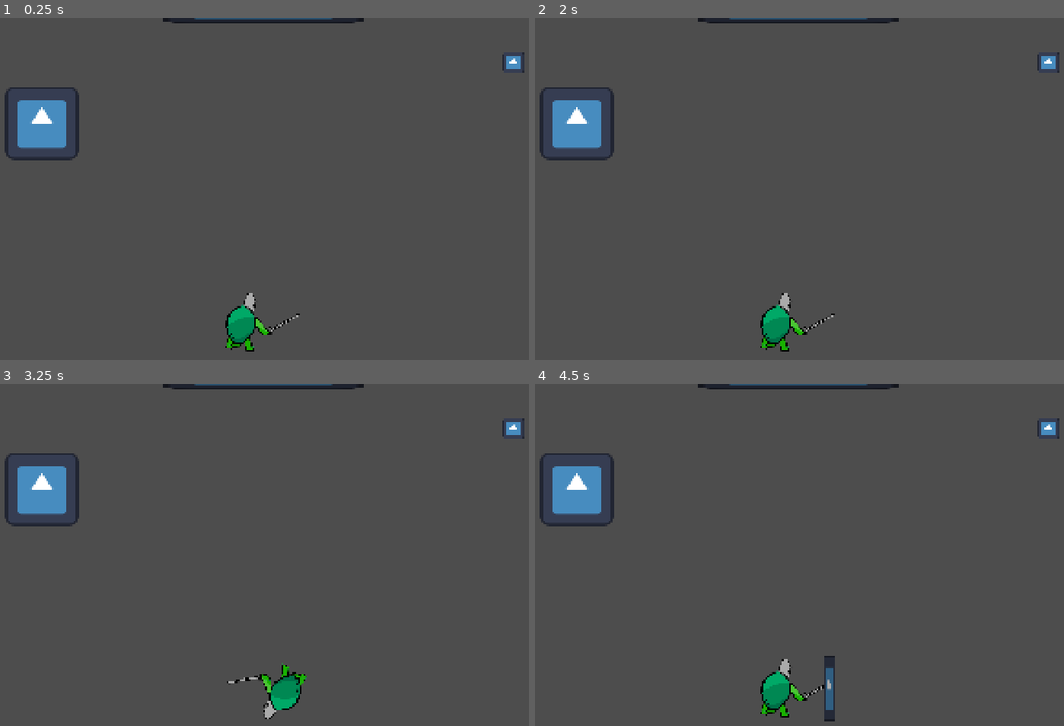
Above: before the commit, frames 1-4 (two rows, left to right).
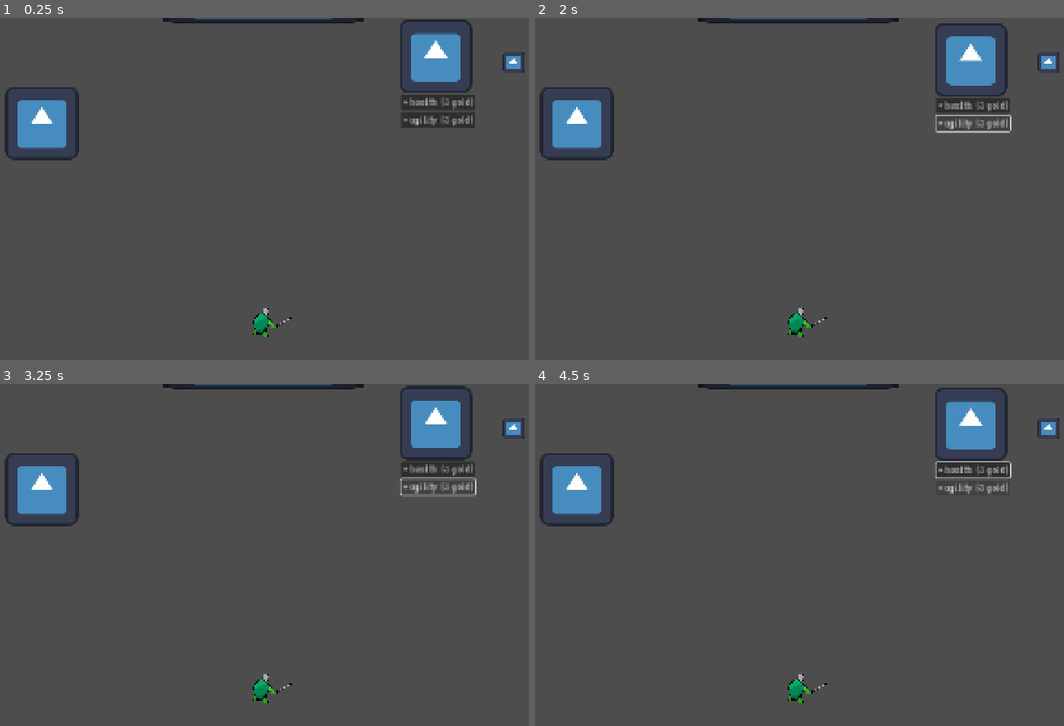
Above: after the commit, the same moments.

Repository: Mafrans/Fall-Game-Jam-2025
Game: Godot game, scene res://otto/start.tscn
Two runs of this game, one before a commit and one after it. Both use one fixed random seed, a clock stepped at 60 frames per second and the inputs below. The engine's default icon, where the game draws it, is replaced by a stand-in: a white triangle on a blue panel in a dark square.
Inputs (mouse positions are in pixels of both pictures, inside the frame that each line leads up to):
- Up to frame 1 (0.25 s): no input
- Up to frame 2 (2 s): click (974, 100) at 0.5 s, where only the run after the commit has a clickable "+health (3 gold)"; click (974, 117) at 1.25 s, where only the run after the commit has a clickable "+agility (3 gold)"
- Up to frame 3 (3.25 s): hold Right (ui_right) 2.03-2.78 s; hold F (heal) 2.03-2.78 s; tap Space (attack) at 2.1 s; hold Down (ui_down) from 2.78 s (still down); tap F (heal) at 2.85 s; tap Shift (roll) at 3.05 s
- Up to frame 4 (4.5 s): release Down (ui_down) at 3.53 s; hold Right (ui_right) 3.53-4.28 s; tap Shift (roll) at 3.6 s; tap Space (attack) at 3.8, 4.35 s; hold Up (ui_up) from 4.28 s (still down)

The runs differ from the first frame. In frame 1, 3.5% of the frame differs, in the area x 42-90%, y 0-98%; in frame 2, 3.4%; in frame 3, 3.4%; in frame 4, 3.7%, in the area x 42-91%, y 1-99%.
Error after the commit: Parse Error: Class "Player" hides a global script class. (res://bo/player.gd:3)

Commit message:
drink and stone

Diff:
--- a/bo/fire_bullet.gd
+++ b/bo/fire_bullet.gd
@@ -5,6 +5,13 @@
 var velocity := Vector2.ZERO
 var lifetime := 3.
 
+@onready var sprite := $Sprite2D
+
+var rng = RandomNumberGenerator.new()
+
+func _ready() -> void:
+	sprite.animation = str(rng.randi_range(1, 3))
+
 func _physics_process(delta: float) -> void:
 	position += velocity * delta
 	lifetime -= delta
--- a/bo/fire_bullet.tscn
+++ b/bo/fire_bullet.tscn
@@ -1,7 +1,60 @@
-[gd_scene load_steps=4 format=3 uid="uid://b06t8whwnyoj5"]
+[gd_scene load_steps=13 format=3 uid="uid://b06t8whwnyoj5"]
 
 [ext_resource type="Script" uid="uid://c4yblubedfolc" path="res://bo/fire_bullet.gd" id="1_1cts4"]
-[ext_resource type="Texture2D" uid="uid://7b6mx2llg4xa" path="res://icon.svg" id="1_rgaqs"]
+[ext_resource type="Texture2D" uid="uid://cv77patiela8a" path="res://malte/fire_1/fire_1_1.png" id="2_e2pmh"]
+[ext_resource type="Texture2D" uid="uid://8ekp2frk1clo" path="res://malte/fire_1/fire_1_2.png" id="3_fd6iq"]
+[ext_resource type="Texture2D" uid="uid://bd5mnbmorqtof" path="res://malte/fire_1/fire_1_3.png" id="4_tlpe1"]
+[ext_resource type="Texture2D" uid="uid://c6mjhvtpmfypv" path="res://malte/fire_2/fire_2_1.png" id="5_4vkss"]
+[ext_resource type="Texture2D" uid="uid://cbchidr63rlm" path="res://malte/fire_2/fire_2_2.png" id="6_35rs2"]
+[ext_resource type="Texture2D" uid="uid://ch43vk830wmov" path="res://malte/fire_2/fire_2_3.png" id="7_xpl5t"]
+[ext_resource type="Texture2D" uid="uid://cfl7u12lecc3d" path="res://malte/fire_3/fire_3_1.png" id="8_l7gax"]
+[ext_resource type="Texture2D" uid="uid://claakfpkqtemo" path="res://malte/fire_3/fire_3_2.png" id="9_dpb6c"]
+[ext_resource type="Texture2D" uid="uid://d0t1xem3rfr6g" path="res://malte/fire_3/fire_3_3.png" id="10_k0v78"]
+
+[sub_resource type="SpriteFrames" id="SpriteFrames_pxd6k"]
+animations = [{
+"frames": [{
+"duration": 1.0,
+"texture": ExtResource("2_e2pmh")
+}, {
+"duration": 1.0,
+"texture": ExtResource("3_fd6iq")
+}, {
+"duration": 1.0,
+"texture": ExtResource("4_tlpe1")
+}],
+"loop": true,
+"name": &"1",
+"speed": 5.0
+}, {
+"frames": [{
+"duration": 1.0,
+"texture": ExtResource("5_4vkss")
+}, {
+"duration": 1.0,
+"texture": ExtResource("6_35rs2")
+}, {
+"duration": 1.0,
+"texture": ExtResource("7_xpl5t")
+}],
+"loop": true,
+"name": &"2",
+"speed": 5.0
+}, {
+"frames": [{
+"duration": 1.0,
+"texture": ExtResource("8_l7gax")
+}, {
+"duration": 1.0,
+"texture": ExtResource("9_dpb6c")
+}, {
+"duration": 1.0,
+"texture": ExtResource("10_k0v78")
+}],
+"loop": true,
+"name": &"3",
+"speed": 5.0
+}]
 
 [sub_resource type="CircleShape2D" id="CircleShape2D_xx4b5"]
 
@@ -9,10 +62,13 @@
 collision_layer = 2
 script = ExtResource("1_1cts4")
 
-[node name="Sprite2D" type="Sprite2D" parent="."]
+[node name="Sprite2D" type="AnimatedSprite2D" parent="."]
 modulate = Color(0.80753297, 0.40781403, 0.17086047, 1)
+position = Vector2(0, -11.999999)
 scale = Vector2(0.155, 0.155)
-texture = ExtResource("1_rgaqs")
+sprite_frames = SubResource("SpriteFrames_pxd6k")
+animation = &"1"
+autoplay = "1"
 
 [node name="CollisionShape2D" type="CollisionShape2D" parent="."]
 shape = SubResource("CircleShape2D_xx4b5")
--- a/bo/player.gd
+++ b/bo/player.gd
@@ -27,6 +27,7 @@
 @export var attack_forward_thrust: float
 @export var attack_forward_boost: float
 
+
 var last_roll := 0
 var last_input := Vector2.ZERO
 var is_rolling := false
@@ -51,12 +52,15 @@
 
 @onready var hand = $Hand
 @onready var sword = $Hand/Sword
-@onready var sword_sprite = $Hand/Sword/Sprite2D
 @onready var sword_collision = $Hand/Sword/CollisionShape2D
+@onready var collider = $CollisionShape2D
+
+@onready var sprite: AnimatedSprite2D = $Sprite2D
+
+var rng = RandomNumberGenerator.new()
 
 func set_sword_enabled(enabled: bool):
 	sword.set_process(enabled)
-	sword_sprite.visible = enabled
 	sword_collision.disabled = not enabled
 
 func _ready() -> void:
@@ -74,6 +78,7 @@
 	update_attack()
 	update_movement(delta)
 	update_heal_pot(delta)
+
 
 	velocity += extra_velocity
 	extra_velocity *= 0.8
@@ -86,9 +91,13 @@
 	if roll_t > 1 and is_rolling:
 		# stopped rolling
 		is_invincible = false
+		collider.disabled = false
 	is_rolling = roll_t <= 1
 
 	var input := Input.get_vector("left", "right", "up", "down")
+
+	if not is_attacking and not is_using_heal_pot:
+		sprite.animation = "idle" if input.length() == 0 else "run"
 
 	if is_rolling:
 		velocity = (roll_speed - roll_dropoff * roll_t) * last_input
@@ -100,9 +109,11 @@
 			if stamina >= roll_stamina_drain:
 				last_roll = time
 				stamina -= roll_stamina_drain
+				collider.disabled = true
 
 	if input.length() > 0:
 		last_input = input
+		sprite.flip_h = input.x < 0
 	if not is_attacking:
 		hand.rotation = last_input.angle()
 
@@ -135,8 +146,11 @@
 		not is_rolling and
 		(time - last_attack) > attack_cooldown * 1000
 	):
+		is_attacking = true
 		last_attack = time
 		extra_velocity += attack_forward_thrust * last_input
+		sprite.animation = "attack_1" if rng.randf() > 0.5 else "attack_2"
+		await wait_secs(0.2)
 		move_and_collide(attack_forward_boost * last_input)
 		set_sword_enabled(true)
 	else:
@@ -154,6 +168,7 @@
 	elif Input.is_action_pressed("heal") and heal_pots >= 1:
 		is_using_heal_pot = true
 		started_heal_pot_at = time
+		sprite.animation = "heal"
 
 func _on_sword_body_entered(body: Node2D) -> void:
 	if body == self:
--- a/bo/player.tscn
+++ b/bo/player.tscn
@@ -1,17 +1,97 @@
-[gd_scene load_steps=7 format=3 uid="uid://q7n36fbceqxr"]
+[gd_scene load_steps=19 format=3 uid="uid://q7n36fbceqxr"]
 
 [ext_resource type="Script" uid="uid://cqris1jou0uqo" path="res://bo/player.gd" id="1_lwegl"]
-[ext_resource type="Texture2D" uid="uid://b6a3e658bsrgh" path="res://malte/player.png" id="2_h7ryt"]
-[ext_resource type="Texture2D" uid="uid://7b6mx2llg4xa" path="res://icon.svg" id="2_ogdyq"]
+[ext_resource type="Texture2D" uid="uid://qq5m1er5lcj6" path="res://bo/player/player_idle.png" id="2_h7ryt"]
+[ext_resource type="Texture2D" uid="uid://cjv26f1tmqo0r" path="res://bo/player/player_attack_1_1.png" id="2_wfv7e"]
+[ext_resource type="Texture2D" uid="uid://mi7p14ifp2ov" path="res://bo/player/player_attack_1_2.png" id="3_nfdmq"]
+[ext_resource type="Texture2D" uid="uid://dm3pi03b4tiyl" path="res://bo/player/player_attack_1_3.png" id="4_l81s4"]
+[ext_resource type="Texture2D" uid="uid://cvbtgb3imrlek" path="res://bo/player/player_attack_2_1.png" id="5_tph15"]
+[ext_resource type="Texture2D" uid="uid://orqpfd7rek4c" path="res://bo/player/player_attack_2_2.png" id="6_o0vva"]
+[ext_resource type="Texture2D" uid="uid://bqp58njnnj2cw" path="res://bo/player/player_attack_2_3.png" id="7_7r1p1"]
+[ext_resource type="Texture2D" uid="uid://3071qgi3d3ap" path="res://bo/player/player_drink_1.png" id="8_nfdmq"]
+[ext_resource type="Texture2D" uid="uid://ds8m0m5pi0srp" path="res://bo/player/player_drink_2.png" id="9_l81s4"]
+[ext_resource type="Texture2D" uid="uid://cl0xsrfk646jc" path="res://bo/player/player_run_1.png" id="9_ouju6"]
+[ext_resource type="Texture2D" uid="uid://dpq5ksxdxmij1" path="res://bo/player/player_run_2.png" id="10_xwkbx"]
+[ext_resource type="Texture2D" uid="uid://balg6020oabdm" path="res://bo/player/player_run_3.png" id="11_slqka"]
+[ext_resource type="Texture2D" uid="uid://cmicgetipia2v" path="res://bo/player/player_run_4.png" id="12_ikjbt"]
 
-[sub_resource type="RectangleShape2D" id="RectangleShape2D_1rb1j"]
-size = Vector2(60, 60)
+[sub_resource type="CapsuleShape2D" id="CapsuleShape2D_lc5c0"]
+radius = 20.11
+height = 64.48
+
+[sub_resource type="SpriteFrames" id="SpriteFrames_lwegl"]
+animations = [{
+"frames": [{
+"duration": 0.5,
+"texture": ExtResource("2_wfv7e")
+}, {
+"duration": 1.0,
+"texture": ExtResource("3_nfdmq")
+}, {
+"duration": 1.0,
+"texture": ExtResource("4_l81s4")
+}],
+"loop": true,
+"name": &"attack_1",
+"speed": 5.0
+}, {
+"frames": [{
+"duration": 0.5,
+"texture": ExtResource("5_tph15")
+}, {
+"duration": 1.0,
+"texture": ExtResource("6_o0vva")
+}, {
+"duration": 1.0,
+"texture": ExtResource("7_7r1p1")
+}],
+"loop": true,
+"name": &"attack_2",
+"speed": 5.0
+}, {
+"frames": [{
+"duration": 1.0,
+"texture": ExtResource("8_nfdmq")
+}, {
+"duration": 1.0,
+"texture": ExtResource("9_l81s4")
+}],
+"loop": true,
+"name": &"heal",
+"speed": 1.33
+}, {
+"frames": [{
+"duration": 1.0,
+"texture": ExtResource("2_h7ryt")
+}],
+"loop": true,
+"name": &"idle",
+"speed": 5.0
+}, {
+"frames": [{
+"duration": 1.0,
+"texture": ExtResource("9_ouju6")
+}, {
+"duration": 1.0,
+"texture": ExtResource("10_xwkbx")
+}, {
+"duration": 1.0,
+"texture": ExtResource("11_slqka")
+}, {
+"duration": 1.0,
+"texture": ExtResource("12_ikjbt")
+}],
+"loop": true,
+"name": &"run",
+"speed": 5.0
+}]
 
 [sub_resource type="RectangleShape2D" id="RectangleShape2D_aot6u"]
 size = Vector2(127.82369, 127.27278)
 
-[sub_resource type="RectangleShape2D" id="RectangleShape2D_ogdyq"]
-size = Vector2(90, 90)
+[sub_resource type="CapsuleShape2D" id="CapsuleShape2D_wfv7e"]
+radius = 25.0
+height = 99.76
 
 [node name="Player" type="CharacterBody2D"]
 script = ExtResource("1_lwegl")
@@ -38,12 +118,15 @@
 one_shot = true
 
 [node name="CollisionShape2D" type="CollisionShape2D" parent="."]
-position = Vector2(-6, -2)
-shape = SubResource("RectangleShape2D_1rb1j")
+position = Vector2(-6, -6)
+shape = SubResource("CapsuleShape2D_lc5c0")
 
-[node name="Sprite2D" type="Sprite2D" parent="."]
-scale = Vector2(0.5, 0.5)
-texture = ExtResource("2_h7ryt")
+[node name="Sprite2D" type="AnimatedSprite2D" parent="."]
+position = Vector2(7, -1)
+scale = Vector2(0.26, 0.26)
+sprite_frames = SubResource("SpriteFrames_lwegl")
+animation = &"heal"
+autoplay = "idle"
 
 [node name="Hand" type="Node2D" parent="."]
 
@@ -51,12 +134,8 @@
 position = Vector2(90, 1)
 scale = Vector2(0.275, 1.5)
 
-[node name="Sprite2D" type="Sprite2D" parent="Hand/Sword"]
-modulate = Color(0.67481464, 0.67481464, 0.6748146, 1)
-texture = ExtResource("2_ogdyq")
-
 [node name="CollisionShape2D" type="CollisionShape2D" parent="Hand/Sword"]
-position = Vector2(2.1017615e-06, 3.0517578e-05)
+position = Vector2(-105.454544, 3.0517578e-05)
 shape = SubResource("RectangleShape2D_aot6u")
 
 [node name="Hurtbox" type="Area2D" parent="."]
@@ -64,8 +143,8 @@
 collision_mask = 2
 
 [node name="CollisionShape2D" type="CollisionShape2D" parent="Hurtbox"]
-position = Vector2(2, 1)
-shape = SubResource("RectangleShape2D_ogdyq")
+position = Vector2(2, -4)
+shape = SubResource("CapsuleShape2D_wfv7e")
 
 [node name="HitTimer" type="Timer" parent="."]
 wait_time = 0.8
--- a/bo/stone.gd
+++ b/bo/stone.gd
@@ -6,15 +6,28 @@
 @export var start_speed: float
 @export var lifetime: float
 @export var damage_threshold: float
+@export var sprites: Array[Texture]
+@export var sprite_scales: Array[float]
 
 var fall_velocity := Vector2.ZERO
 var target_pos := Vector2.ZERO
 
 @onready var collider: CollisionShape2D = $CollisionShape2D
 @onready var hitbox: CollisionShape2D = $Area2D/CollisionShape2D
+@onready var sprite := $Sprite2D
+
+var rng = RandomNumberGenerator.new()
 
 func _ready() -> void:
 	fall_velocity = Vector2(0, start_speed)
+	var sprite_index = rng.randi_range(0, len(sprites) - 1)
+	sprite.texture = sprites[sprite_index]
+
+	var scale = sprite_scales[sprite_index]
+	collider.scale = Vector2(scale, scale)
+	hitbox.scale = Vector2(scale, scale)
+
+	sprite.flip_h = rng.randf() > 0.5
 
 func set_target(target: Vector2) -> void:
 	target_pos = target
--- a/bo/stone.tscn
+++ b/bo/stone.tscn
@@ -1,29 +1,38 @@
-[gd_scene load_steps=4 format=3 uid="uid://dhxr0ig54duvt"]
+[gd_scene load_steps=7 format=3 uid="uid://dhxr0ig54duvt"]
 
-[ext_resource type="Texture2D" uid="uid://7b6mx2llg4xa" path="res://icon.svg" id="1_6v3qb"]
 [ext_resource type="Script" uid="uid://tp7xn6faxo71" path="res://bo/stone.gd" id="1_lrrgl"]
+[ext_resource type="Texture2D" uid="uid://byke3stntcscl" path="res://malte/rock_1.png" id="2_lrrgl"]
+[ext_resource type="Texture2D" uid="uid://b5allo65yxjuf" path="res://malte/rock_2.png" id="3_fedg1"]
+[ext_resource type="Texture2D" uid="uid://bgvcu3r1rk3vs" path="res://malte/rock_3.png" id="4_86jrb"]
+[ext_resource type="Texture2D" uid="uid://buw4s5gm8h7k4" path="res://malte/rock_4.png" id="5_e4rrs"]
 
 [sub_resource type="CircleShape2D" id="CircleShape2D_urq0n"]
-radius = 50.0
+radius = 60.0
 
 [node name="Stone" type="CharacterBody2D"]
-scale = Vector2(0.75, 0.75)
 script = ExtResource("1_lrrgl")
 acceleration = 400.0
 start_speed = 100.0
 lifetime = 10.0
 damage_threshold = 50.0
+sprites = Array[Texture]([ExtResource("2_lrrgl"), ExtResource("3_fedg1"), ExtResource("4_86jrb"), ExtResource("5_e4rrs")])
+sprite_scales = Array[float]([1.0, 0.75, 0.6, 0.4])
 
 [node name="Sprite2D" type="Sprite2D" parent="."]
 modulate = Color(0.5716493, 0.5716493, 0.57164925, 1)
-scale = Vector2(0.785, 0.785)
-texture = ExtResource("1_6v3qb")
+position = Vector2(-3.9999998, -27)
+scale = Vector2(0.415, 0.415)
+texture = ExtResource("5_e4rrs")
+offset = Vector2(9.638554, 39.35742)
 
 [node name="CollisionShape2D" type="CollisionShape2D" parent="."]
+scale = Vector2(0.4, 0.4)
 shape = SubResource("CircleShape2D_urq0n")
 
 [node name="Area2D" type="Area2D" parent="."]
 collision_layer = 2
 
 [node name="CollisionShape2D" type="CollisionShape2D" parent="Area2D"]
+position = Vector2(5.3333335, -9.333334)
+scale = Vector2(0.4, 0.4)
 shape = SubResource("CircleShape2D_urq0n")
--- a/malte/boss.gd
+++ b/malte/boss.gd
@@ -58,7 +58,7 @@
 	left_hand.hover(delta)
 	right_hand.hover(delta)
 
-var attacks := [fire_breath]
+var attacks := [fire_breath, swipe, hover, stone_rain]
 
 func state_machine():
 	await wait_secs(3)
@@ -129,7 +129,7 @@
 		head.preferred_position = head_start + head_dir * 50.0
 
 		var time = Time.get_ticks_msec()
-		if time - last_bullet_fire > 0.03 * 1000:
+		if time - last_bullet_fire > 0.06 * 1000:
 			var bullet := fire_bullet.instantiate()
 			get_parent().add_child(bullet)
 			(bullet as Node2D).global_position = mouth.global_position
@@ -160,7 +160,7 @@
 
 	animate_body = true
 
-	for i in range(5):
+	for i in range(6):
 		var target_pos := Vector2(rng.randf_range(
 			stone_area_center.x - stone_area_size.x,
 			stone_area_center.x + stone_area_size.x
@@ -178,7 +178,7 @@
 	animate_hands = false
 	animate_body = false
 
-	var hand = right_hand if player.global_position.x > global_position.x else left_hand
+	var hand = right_hand if player.global_position.x < global_position.x else left_hand
 
 	hand.preferred_position = player.global_position + Vector2(0, 50)
 	await wait_secs(0.4)
--- /dev/null
+++ b/malte/player.gd
@@ -0,0 +1,16 @@
+class_name Player
+extends Node2D
+
+
+# Called when the node enters the scene tree for the first time.
+func _ready() -> void:
+	pass # Replace with function body.
+
+func _physics_process(delta: float) -> void:
+	var move = Input.get_vector("ui_left", "ui_right", "ui_up", "ui_down")
+	if move.length_squared() > 0.01:
+		translate(move * delta * 250)
+
+# Called every frame. 'delta' is the elapsed time since the previous frame.
+func _process(delta: float) -> void:
+	pass
Binary file added: bo/player/player_attack_1_1.png
Not shown, added: bo/player/player_attack_1_1.png.import
Binary file added: bo/player/player_attack_1_2.png
Not shown, added: bo/player/player_attack_1_2.png.import
Binary file added: bo/player/player_attack_1_3.png
Not shown, added: bo/player/player_attack_1_3.png.import
Binary file added: bo/player/player_attack_2_1.png
Not shown, added: bo/player/player_attack_2_1.png.import
Binary file added: bo/player/player_attack_2_2.png
Not shown, added: bo/player/player_attack_2_2.png.import
Binary file added: bo/player/player_attack_2_3.png
Not shown, added: bo/player/player_attack_2_3.png.import
(and 17 more such lines)
